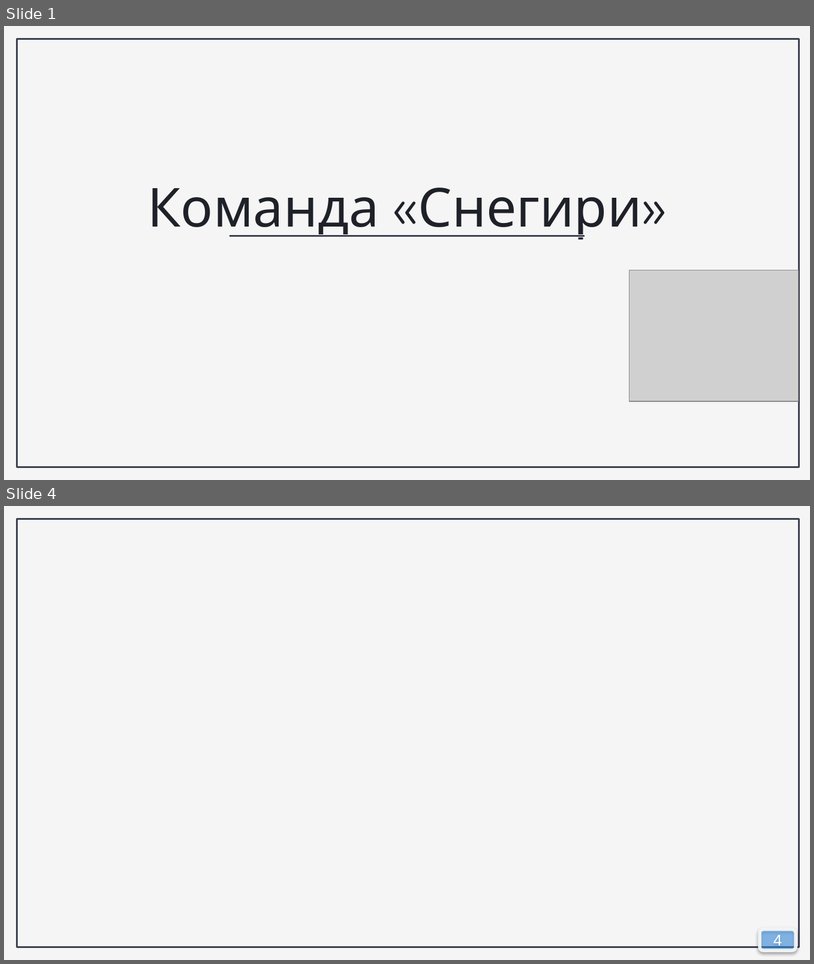
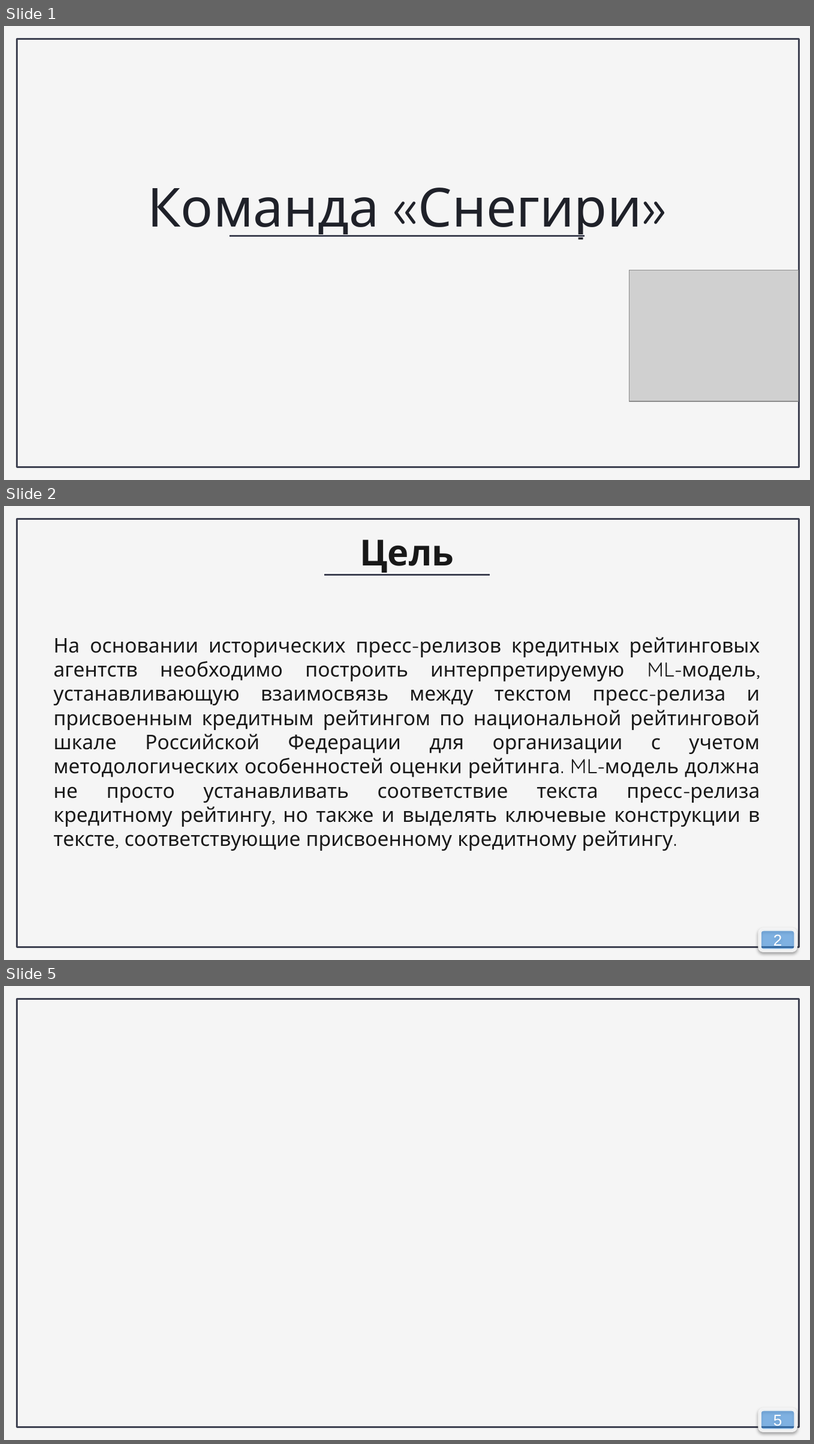
Before and after one commit to ryzhovsr/Hackathon, a slide deck: Снегири. Презентация.pptx. Shown one above the other, each under a label of ours: slides 1 and 4 before the commit, slides 1, 2 and 5 after it; the slides between them are not shown. The pictures are 814x964 and 814x1444 pixels, drawn with LibreOffice and Linux fonts; fonts in the diff are those of the drawing; grey boxes stand for pictures; background and template pictures are left out. Boxes give left, top, right and bottom in pixels: in the first picture for what was removed or moved away, otherwise in the second. Text is boxed around its words. In the diff, an @@ line names an element or a change of style, - is before the commit and + after.

```diff
--- a/Снегири. Презентация.pptx
+++ b/Снегири. Презентация.pptx
@@ slide 2 added at [4, 506, 810, 960], background picture (left out); not listed: 1 template element that a slide beside it also shows @@
@@ text added at [360, 540, 454, 575], 32 pt, text #181818, bold @@
+Цель
@@ line added from (324, 574) to (490, 574), #FFFFFF 3 pt @@
@@ line added from (324, 574) to (489, 574), #3F4252 1.5 pt @@
@@ text added at [54, 637, 761, 850], 18 pt, text #181818 @@
+На основании исторических пресс-релизов кредитных рейтинговых агентств необходимо построить интерпретируемую ML-модель, устанавливающую взаимосвязь между текстом пресс-релиза и присвоенным кредитным рейтингом по национальной рейтинговой шкале Российской Федерации для организации с учетом методологических особенностей оценки рейтинга. ML-модель должна не просто устанавливать соответствие текста пресс-релиза кредитному рейтингу, но также и выделять ключевые конструкции в тексте, соответствующие присвоенному кредитному рейтингу.
@@ page number added at [761, 930, 797, 951], fill #3B9FFF at 50% opacity, outline #F5F5F5 3 pt, 14 pt, text #FFFFFF @@
+2
@@ what was slide 4 is now slide 5 @@
@@ page number at [774, 1414, 783, 1429]: text changed @@
-4
+5
```
Also in this commit, not shown: 2 slides changed, 1 other slide added, 2 slides removed.
